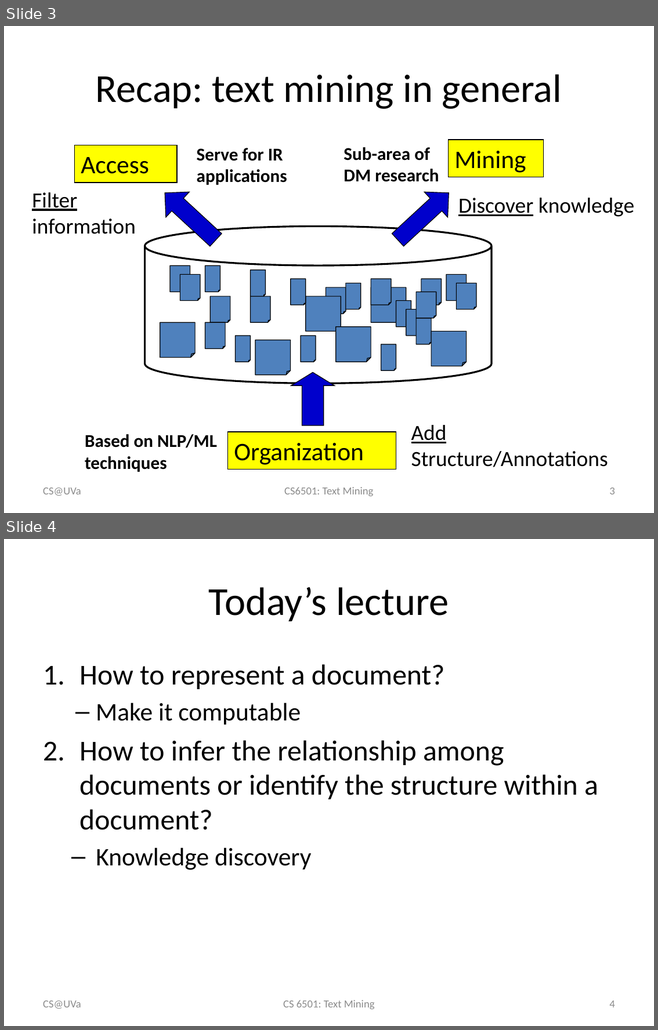
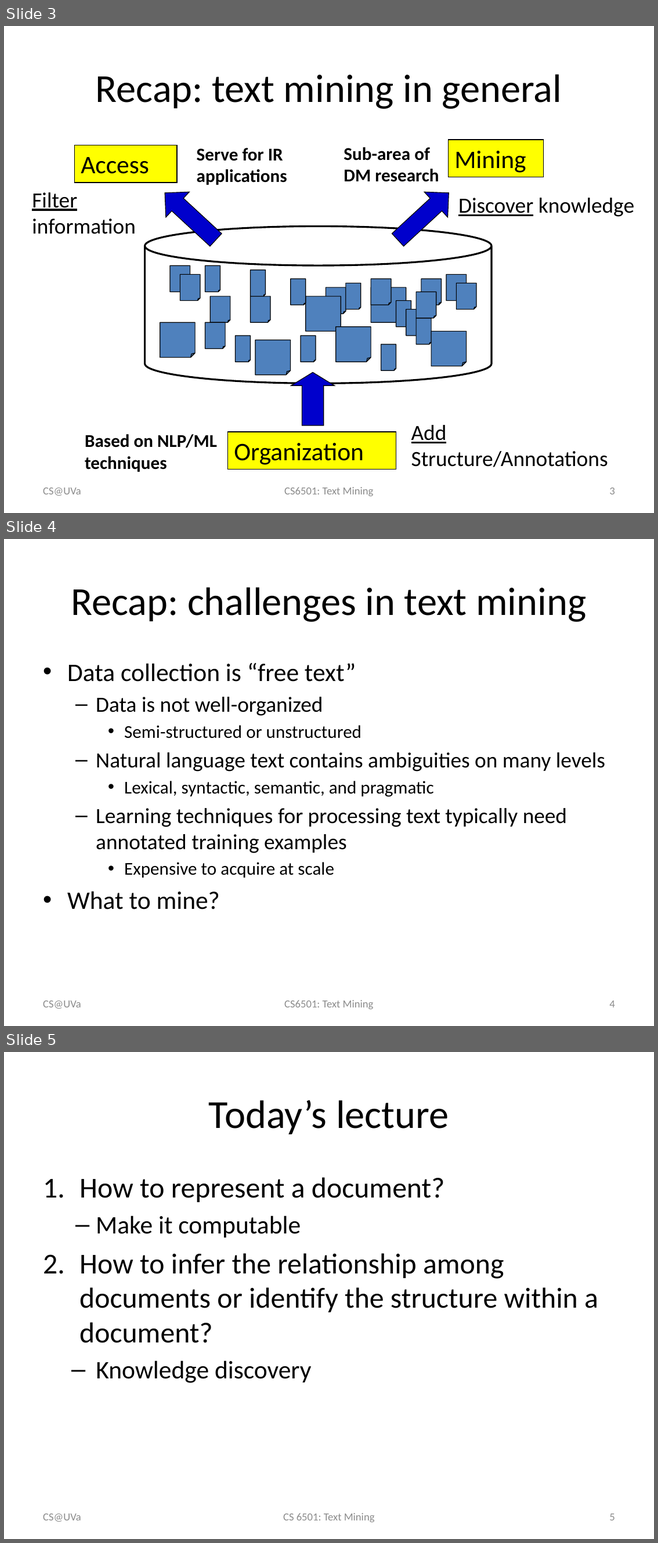
Before and after one commit to wang296/CS6501-Text-Mining, a slide deck: docs/VS model.pptx. Shown one above the other, each under a label of ours: slides 3 and 4 before the commit, slides 3, 4 and 5 after it. The pictures are 658x1030 and 658x1543 pixels, drawn with LibreOffice and Linux fonts; fonts in the diff are those of the drawing. Boxes give left, top, right and bottom in pixels: in the first picture for what was removed or moved away, otherwise in the second. Text is boxed around its words. In the diff, an @@ line names an element or a change of style, - is before the commit and + after.

Commit message:
language models

```diff
--- a/docs/VS model.pptx
+++ b/docs/VS model.pptx
@@ slide 4 added at <box>4,539,654,1026</box>, background #FFFFFF @@
@@ title added at <box>71,587,586,622</box>, 44 pt, text #000000 @@
+Recap: challenges in text mining
@@ text added at <box>67,663,605,910</box>, 24 pt, text #000000 @@
+• Data collection is “free text”
+  – Data is not well-organized
+    • Semi-structured or unstructured
+  – Natural language text contains ambiguities on many levels
+    • Lexical, syntactic, semantic, and pragmatic
+  – Learning techniques for processing text typically need annotated training examples
+    • Expensive to acquire at scale
+• What to mine?
@@ text added at <box>43,1001,81,1009</box>, 12 pt, text #8C8C8C @@
+CS@UVa
@@ text added at <box>284,1000,373,1009</box>, 12 pt, text #8C8C8C @@
+CS6501: Text Mining
@@ page number added at <box>609,1001,614,1008</box>, 12 pt, text #8C8C8C @@
+4
@@ what was slide 4 is now slide 5 @@
@@ page number at <box>609,1514,614,1521</box>: text changed @@
-4
+5
```
Also in this commit, not shown: 6 other files.
